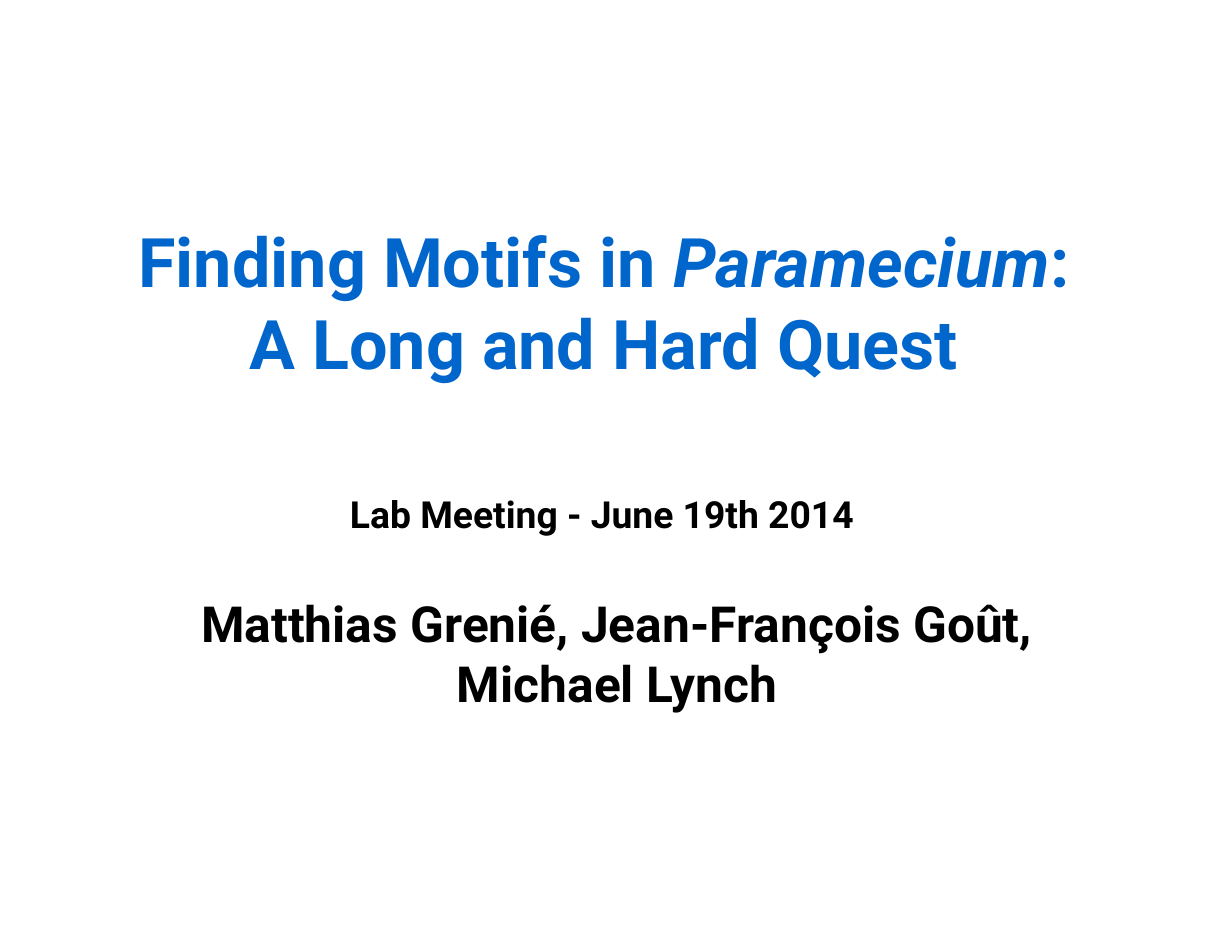
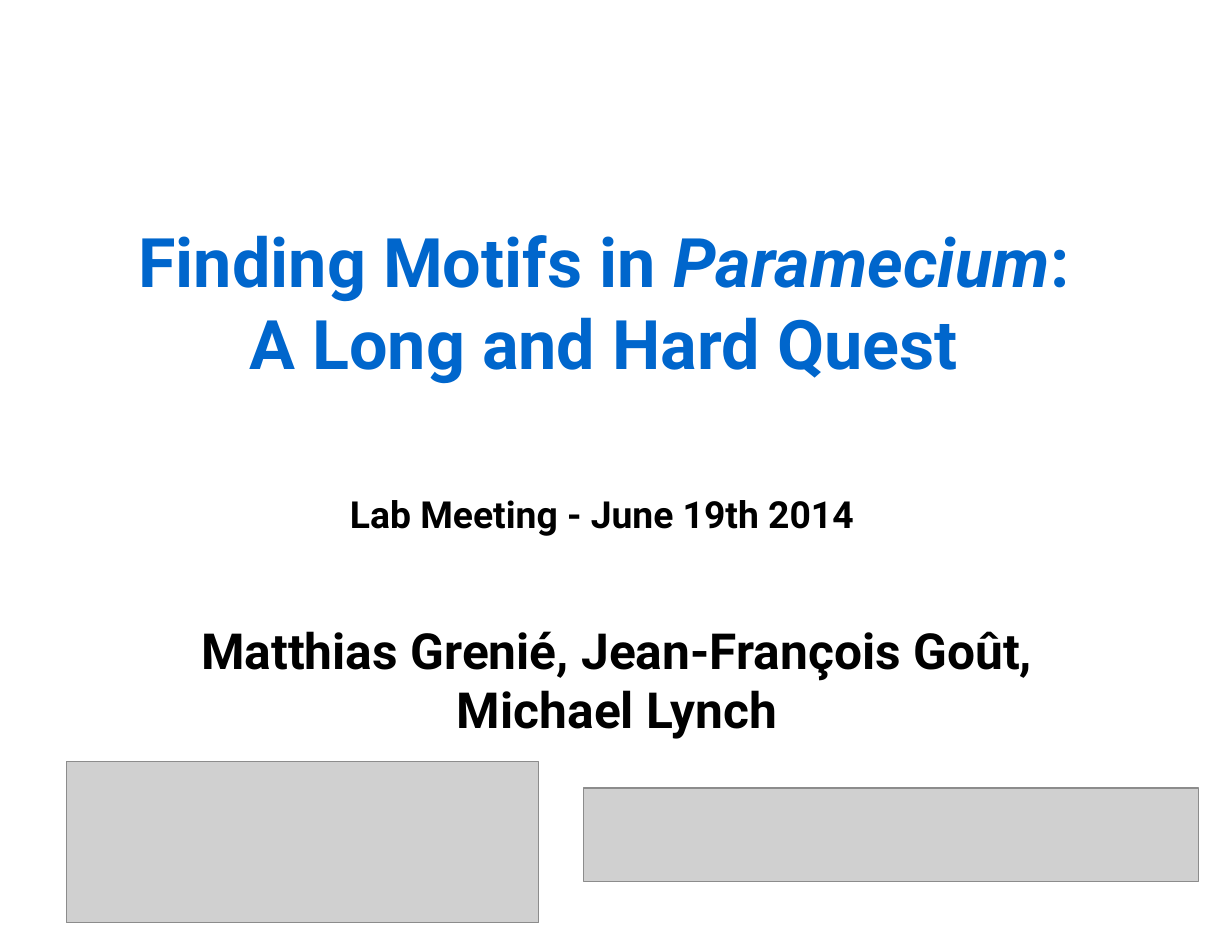
Before and after one commit to Rekyt/lynchlabpresentation2014, a slide deck: slide 1 of LabMeetingPresentation.odp. Drawn at 1232x925 pixels with LibreOffice and Linux fonts; fonts in the diff are those of the drawing; grey boxes stand for pictures. Boxes give left, top, right and bottom in pixels: in the first picture for what was removed or moved away, otherwise in the second. Text is boxed around its words. In the diff, an @@ line names an element or a change of style, - is before the commit and + after.

```diff
--- a/LabMeetingPresentation.odp
+++ b/LabMeetingPresentation.odp
@@ text "Matthias Grenié, Jean-François Goût, Michael ...": place and size @@
-text "Matthias Grenié, Jean-François Goût, Michael ..." at [201,604,1032,713]
+text "Matthias Grenié, Jean-François Goût, Michael ..." at [201,631,1032,739]
@@ picture added at [66,761,539,922] @@
@@ picture added at [584,788,1198,882] @@
```
Also in this commit, not shown: 2 other files.
